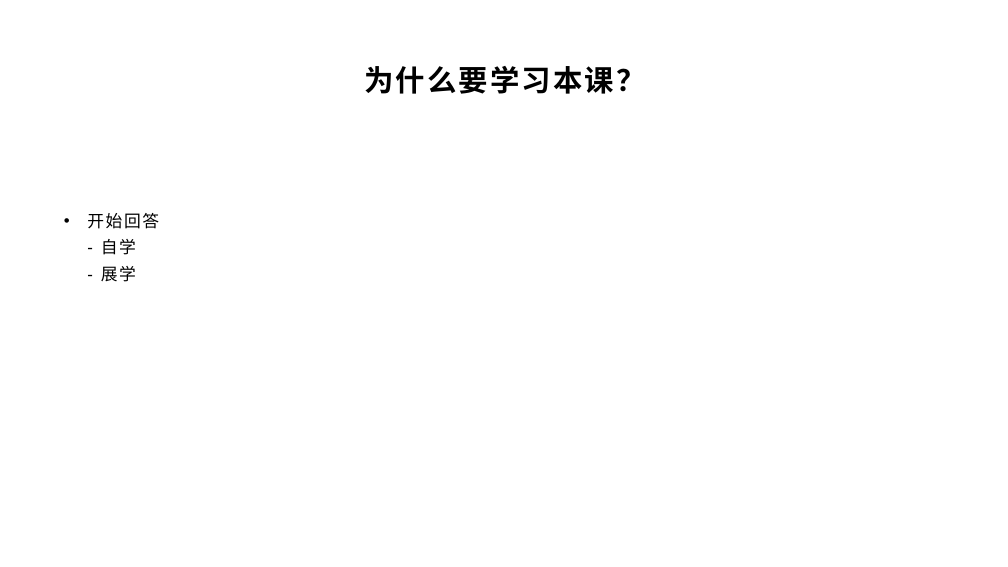
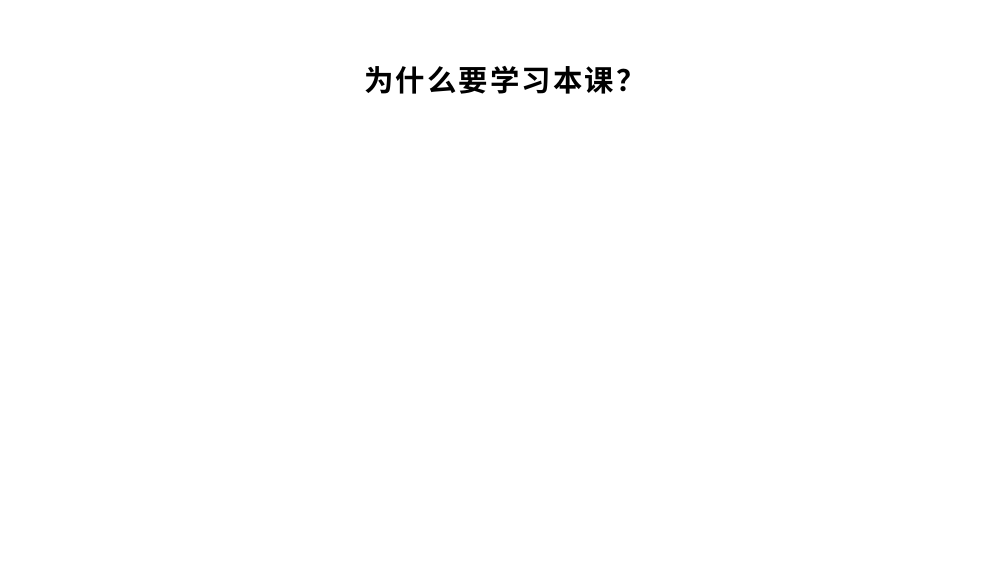
Before and after one commit to yyc-git/ModernGameEngineDesignEdu, a slide deck: slide 4 of 模板.pptx. Drawn at 1008x567 pixels with LibreOffice and Linux fonts; fonts in the diff are those of the drawing; background and template pictures are left out. Boxes give left, top, right and bottom in pixels: in the first picture for what was removed or moved away, otherwise in the second. Text is boxed around its words. In the diff, an @@ line names an element or a change of style, - is before the commit and + after.

Commit message:
feat: update ppt

```diff
--- a/模板.pptx
+++ b/模板.pptx
@@ text removed at [87, 213, 159, 282] @@
-• 开始回答
-  - 自学
-  - 展学
```
